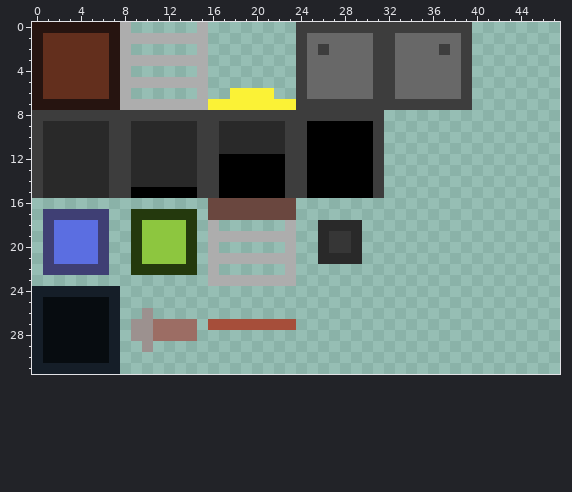
Two states of a pixel-art sprite, assets_raw/textures/level.png. Above is the file before it was changed.
The file is 48x32 pixels. Colours within 5 levels of each other are drawn and written as one.
And afterwards:
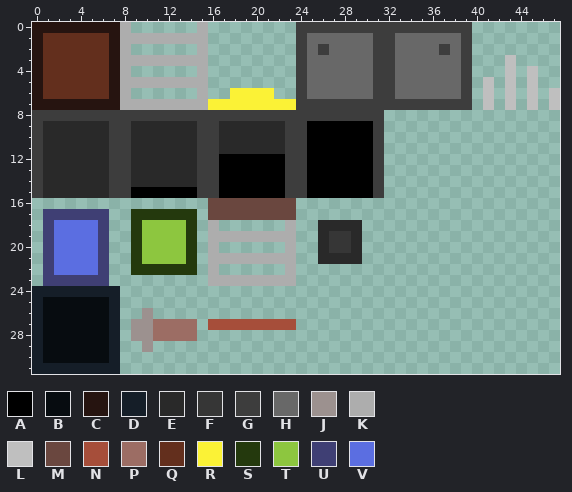
Palette (. is transparent): A #000000  B #070c10  C #261410  D #151e28  E #292929  F #363636  G #3d3d3d  H #686868  J #9c918f  K #adadad  L #bfbfbf  M #6a473f  N #a64e3a  P #9c6d64  Q #632f1d  R #fbf236  S #24390d  T #8dc63f  U #3f3f74  V #5b6ee1
Difference:
The edit adds colour L in row 3 at x 43; in row 4 at x 43 and 45; in row 5 at x 41, 43 and 45; in rows 6 to 7 at x 41, 43, 45 and 47.
The edit adds colour U in row 23 at x 1 to 6.
Colour U gives way to colour V in row 22 at x 2 to 5.
Pixel boxes of the changes (left, top, right, bottom) in both pictures:
added: (483, 55, 560, 110)
changed: (43, 264, 109, 286)
